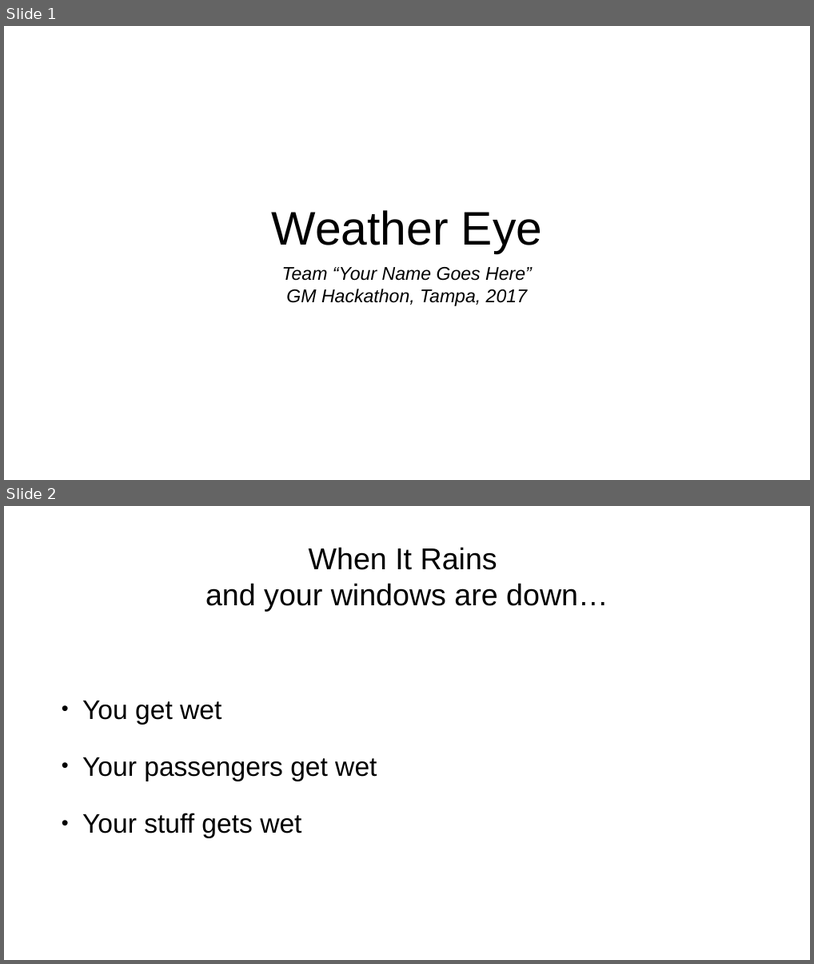
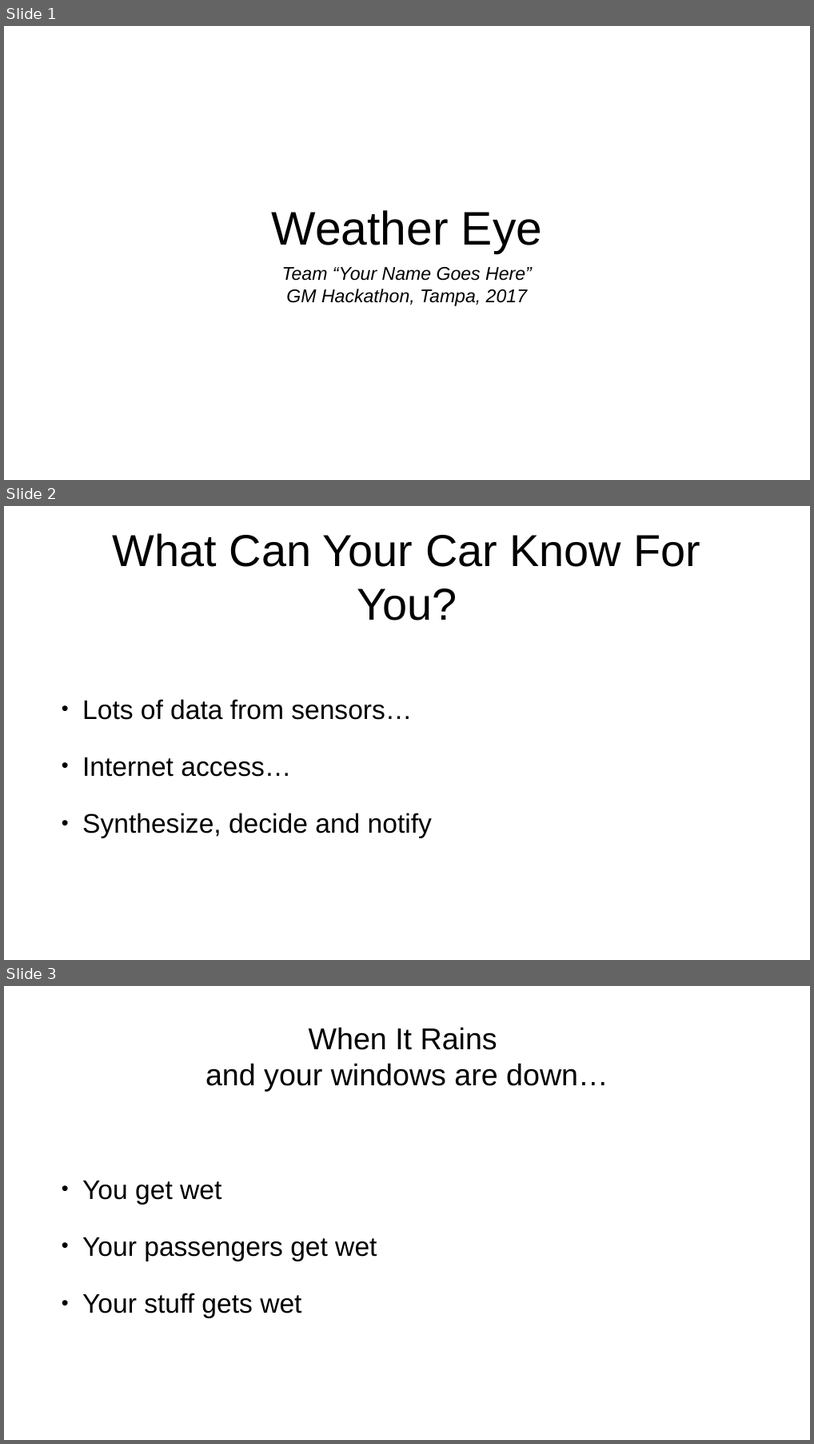
Before and after one commit to sciprojguy/WeatherEye, a slide deck: weatherEye.pptx. Shown one above the other, each under a label of ours: slides 1 and 2 before the commit, slides 1, 2 and 3 after it. The pictures are 814x964 and 814x1444 pixels, drawn with LibreOffice and Linux fonts; fonts in the diff are those of the drawing. Boxes give left, top, right and bottom in pixels: in the first picture for what was removed or moved away, otherwise in the second. Text is boxed around its words. In the diff, an @@ line names an element or a change of style, - is before the commit and + after.

```diff
--- a/weatherEye.pptx
+++ b/weatherEye.pptx
@@ slide 2 added at bbox=[4, 506, 810, 960], background #FFFFFF @@
@@ title added at bbox=[113, 533, 702, 620], 106.4 pt, text #000000 @@
+What Can Your Car Know For You?
@@ text added at bbox=[82, 699, 432, 838], 64 pt, text #000000 @@
+• Lots of data from sensors…
+• Internet access…
+• Synthesize, decide and notify
@@ what was slide 2 is now slide 3 @@
```
Also in this commit, not shown: 1 slide changed, 5 other files.
